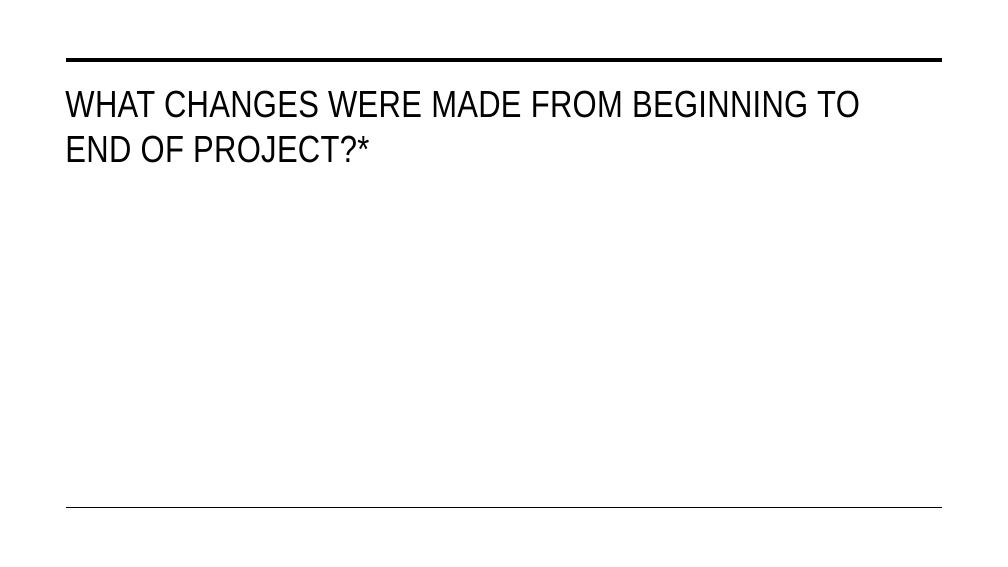
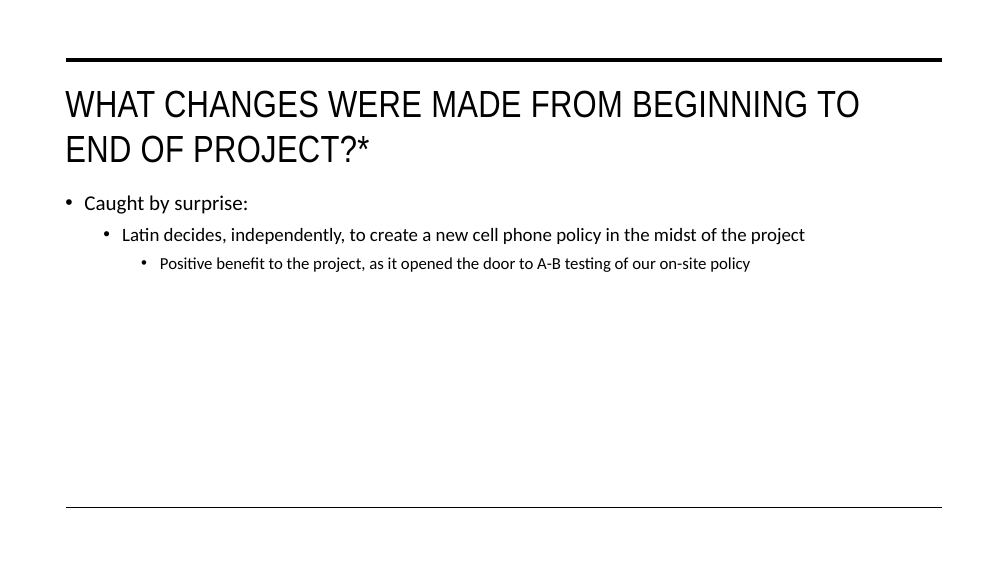
Before and after one commit to ChicagoDev/MSOE-Portfolio, a slide deck: slide 6 of artifacts/III-FinalPresentation & Cell Phone Project/Final Presentation.pptx (slide 5 before the commit). Drawn at 1008x567 pixels with LibreOffice and Linux fonts; fonts in the diff are those of the drawing. Boxes give left, top, right and bottom in pixels: in the first picture for what was removed or moved away, otherwise in the second. Text is boxed around its words. In the diff, an @@ line names an element or a change of style, - is before the commit and + after.

Commit message:
Added Assessment practices artifact
Updated project presentation

```diff
--- a/artifacts/III-FinalPresentation & Cell Phone Project/Final Presentation.pptx
+++ b/artifacts/III-FinalPresentation & Cell Phone Project/Final Presentation.pptx
@@ text added at (84, 195, 805, 272), 18 pt, text #000000 @@
+• Caught by surprise:
+  • Latin decides, independently, to create a new cell phone policy in the midst of the project
+    • Positive benefit to the project, as it opened the door to A-B testing of our on-site policy
```
Also in this commit, not shown: 6 other slides changed, 1 slide added, 1 other file.
